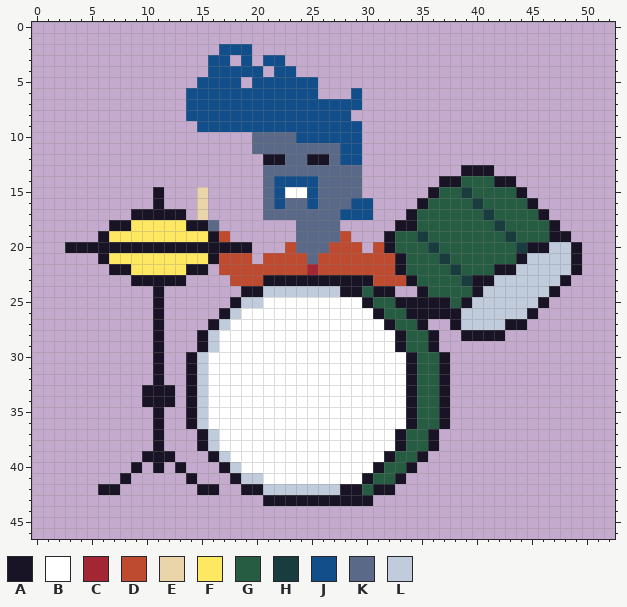
A pixel-art file gets an edit: images/drummer.aseprite. This is how it looked before the edit.
53x47 pixels, 1 frame.
Visible layers, top first: "drums", "drummer", "Layer 1".
Palette (. is transparent): A #181425  B #ffffff  C #a22633  D #be4a2f  E #ead4aa  F #fee761  G #265c42  H #193c3e  J #124e89  K #5a6988  L #c0cbdc
Pixels before (only the part around the change), first column x 0:
 0 .....................................................
 1 .....................................................
 2 .................JJJ.................................
 3 ................JJ.J.JJ..............................
 4 ................JJJJJ.JJ.............................
 5 ...............JJJJ.JJJJJJ...........................
 6 ..............JJJJJJJJJJJJ...J.......................
 7 ..............JJJJJJJJJJJJJJJJ.......................
 8 ..............JJJJJJJJJJJJJJJ........................
 9 ...............JJJJJJJJJJJJJJJ.......................
10 ....................KKKKJJJJJJ.......................
11 ....................KKKKKKKKJJ.......................
12 .....................AAKKAAKJJ.......................
13 .....................KKKKKKKKK.........AAA...........
14 .....................KJJJJKKKK.......AAGGGAA.........
15 ...........A...E.....KJBBJKKKK......AGGHGGGGA........
16 ...........A...E.....KJKKJKKKJJ....AGGGGHGGGGA.......
17 .........AAAAA.E.....KKKKKKKJJJ...AGGGGGGHGGGGA......
18 .......AAFFFFFAAK.......KKKK.....AAGGGGGGGHGGGGA.....
19 ......AFFFFFFFFFAD......KKKKD...AGGHGGGGGGGHGGGAA....
20 ...AAAAAAAAAAAAAAAAA...DKKKDDD.DAGGGHGGGGGGGHAALLA...
21 ......AFFFFFFFFFADDD.DDDDKDDDDDDDAGGGHGGGGGGALLLLA...
22 .......AAFFFFFAA.DDDDDDDDCDDDDDDDAGGGGHGGGAALLLLLA...
23 .........AAAAA....DDDAAAAAAAAAADDDAGGGGHAALLLLLLA....
24 ...........A.......AALLLLLLLAAGAA..AGGGGALLLLLLA.....
25 ...........A......ALLBBBBBBBBBAGGAAAAAGALLLLLLA......
26 ...........A.....ALBBBBBBBBBBBBAGGAAAAALLLLLLA.......
27 ...........A....ALBBBBBBBBBBBBBBAGGA..ALLLLAA........
28 ...........A...ALBBBBBBBBBBBBBBBBAGGA..AAAA..........
29 ...........A...ALBBBBBBBBBBBBBBBBAGGA................
30 ...........A..ALBBBBBBBBBBBBBBBBBBAGGA...............
31 ...........A..ALBBBBBBBBBBBBBBBBBBAGGA...............
32 ...........A..ALBBBBBBBBBBBBBBBBBBAGGA...............
33 ..........AAA.ALBBBBBBBBBBBBBBBBBBAGGA...............
34 ..........AAA.ALBBBBBBBBBBBBBBBBBBAGGA...............
35 ...........A..ALBBBBBBBBBBBBBBBBBBAGGA...............
36 ...........A..ALBBBBBBBBBBBBBBBBBBAGGA...............
37 ...........A...ALBBBBBBBBBBBBBBBBAGGA................
38 ...........A...ALBBBBBBBBBBBBBBBBAGGA................
39 ..........AAA...ALBBBBBBBBBBBBBBAGGA.................
40 .........A.A.A...ALBBBBBBBBBBBBAGGA..................
41 ........A.....A...ALLBBBBBBBBBAGGA...................
42 ......AA.......AA..AALLLLLLLAAGAA....................
43 .....................AAAAAAAAAA......................
44 .....................................................
45 .....................................................
46 .....................................................
The same view after the edit:
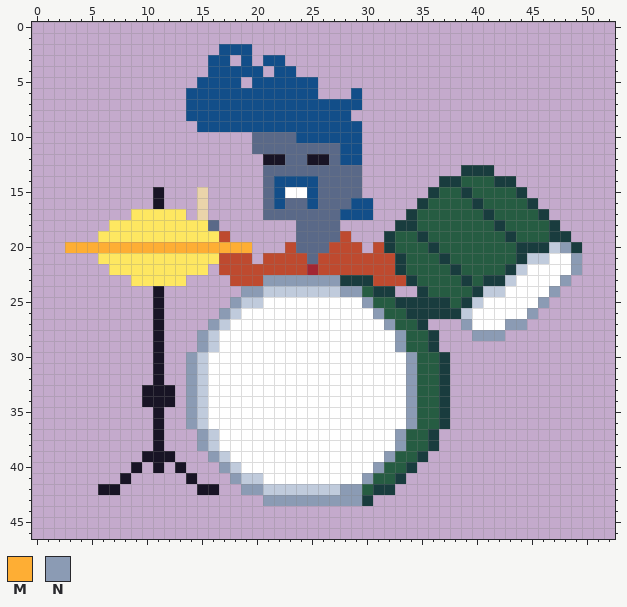
Colours new in this view: M #feae34  N #8b9bb4
Change:
Changed rows in their new state; - is an unchanged pixel.
Layer "drums":
first column x 3:
13 ------------------------------------HHH--------
14 ----------------------------------HH---HH------
15 ---------------------------------H-------H-----
16 --------------------------------H---------H----
17 ------FFFFF--------------------H-----------H---
18 ----FF-----FF-----------------HH------------H--
19 ---F---------F---------------H--------------HH-
20 MMMMMMMMMMMMMMMMM------------H------------HH-NH
21 ---F---------F----------------H----------H--BBN
22 ----FF-----FF-----------------H--------GH-BBBBN
23 ------FFFFF-------NNNNNNNHHH---H-----GHH-BBBBN-
24 ----------------NN-------NN-HH--H----H--BBBBN--
25 ---------------N-----------N--HHHHH-H-BBBBBN---
26 --------------N-------------N--HHHHH-BBBBBN----
27 -------------N---------------N--H--.NBBBNN-----
28 ------------N-----------------N--H--.NNN-------
29 ------------N-----------------N--H-------------
30 -----------N-------------------N--H------------
31 -----------N-------------------N--H------------
32 -----------N-------------------N--H------------
33 -----------N-------------------N--H------------
34 -----------N-------------------N--H------------
35 -----------N-------------------N--H------------
36 -----------N-------------------N--H------------
37 ------------N-----------------N--H-------------
38 ------------N-----------------N--H-------------
39 -------------N---------------N--H--------------
40 --------------N-------------N--H---------------
41 ---------------N-----------N--H----------------
42 ----------------NN-------NN-HH-----------------
43 ------------------NNNNNNNNNH-------------------
Where, in picture pixels (left, top, right, bottom), the same in both pictures:
changed: (65, 165, 582, 506)
